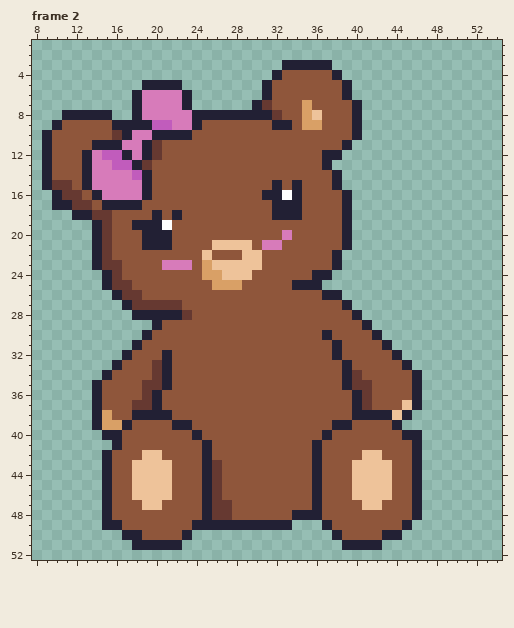
Edited in one commit: pixel-art file (aseprite_files/teddybear_girl.ase). The picture above was drawn from the file before the commit.
64x64 pixels, 32 frames. Shown: frame 2: x 8..54, y 1..52. The commit also changed other frames, which this record leaves out.
New version:
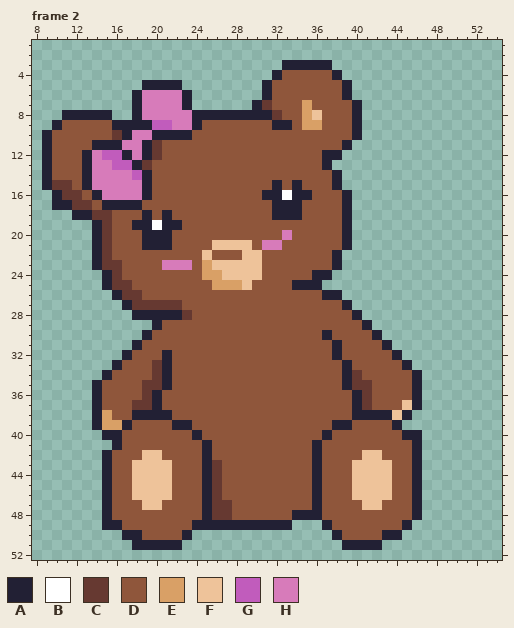
Palette (. is transparent): A #222034  B #ffffff  C #663931  D #8f563b  E #d9a066  F #eec39a  G #c15cbc  H #d77bba
Commit message: fixed up eyes for teddybears
Difference:
Frame 2, layer "Head":
y 16: x 35 D -> A
y 18: x 19..22 DADA -> ADAD
y 19: x 20..22 ABD -> BAA
y 24: x 30 D -> F
y 25: x 29 D -> F
Where, in picture pixels (left, top, right, bottom), the same in both pictures:
changed: (302, 190, 312, 200)
changed: (142, 210, 182, 230)
changed: (242, 270, 262, 290)
